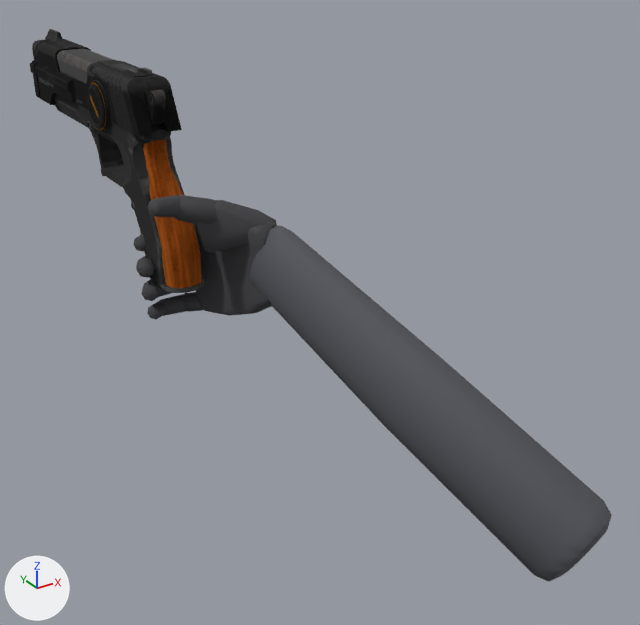
An edit to the Blender file blender/hands_pistol.blend, drawn before and after from the same camera.
Both versions are drawn from a 50 mm lens placed at (-0.273, -0.651, 0.238), pointed at (0.093, -0.095, -0.08). The lights are fixed; the arrows at lower left show +X, +Y and +Z. The older version comes first.

Names of what the first picture shows: 'HandModelR_arm_lower', 'HandModelR_hand', 'HandModelR_thumb_0', 'HandModelR_thumb_1', 'HandModelR_thumb_2', 'PistolBody' and 7 more.
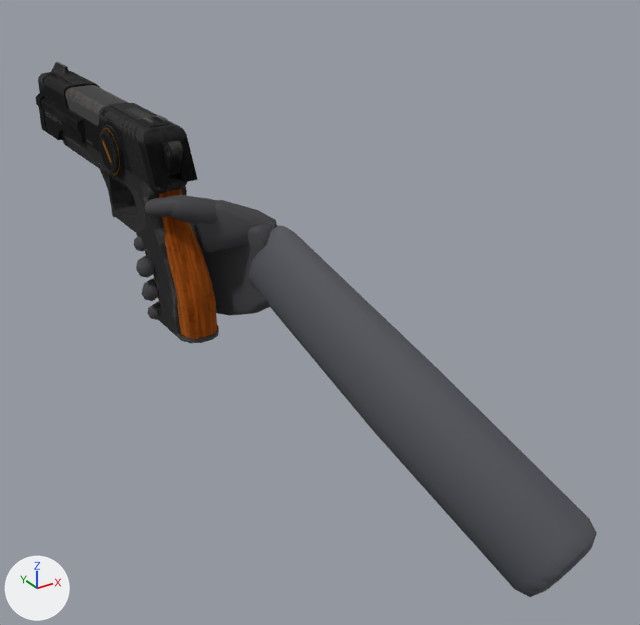
The edits, one by one:
Object 'PistolBody' (ob_pistolbody) moves from (0.0, 0.0, 0.0) to (-0.00166, -0.0262, -0.0331).
Object 'PistolBody' (ob_pistolbody) turns from (0, 0, 0) to (1.7, -0.4, 1.1) degrees about x, y and z.
Object 'HandModelR_thumb_2' (ob_handmodelr_thumb_2) turns from (-50, 0, 0) to (90, -24, -94) degrees about x, y and z.
Object 'HandModelR_arm_lower' (ob_handmodelr_arm_lower) turns from (-1.2, 0.5, 43) to (0.8, 3.6, 46) degrees about x, y and z.

Location of each change, (x1, y1, x2, y2) in pixels of the pictures (640 x 625 px):
'HandModelR_arm_lower', turned: before (250, 226, 612, 582); after (248, 225, 597, 597)
'PistolBody', moved, turned: before (30, 29, 204, 293); after (36, 62, 219, 343)
'HandModelR_thumb_2', turned: before (148, 195, 181, 217); after (145, 195, 178, 217)
